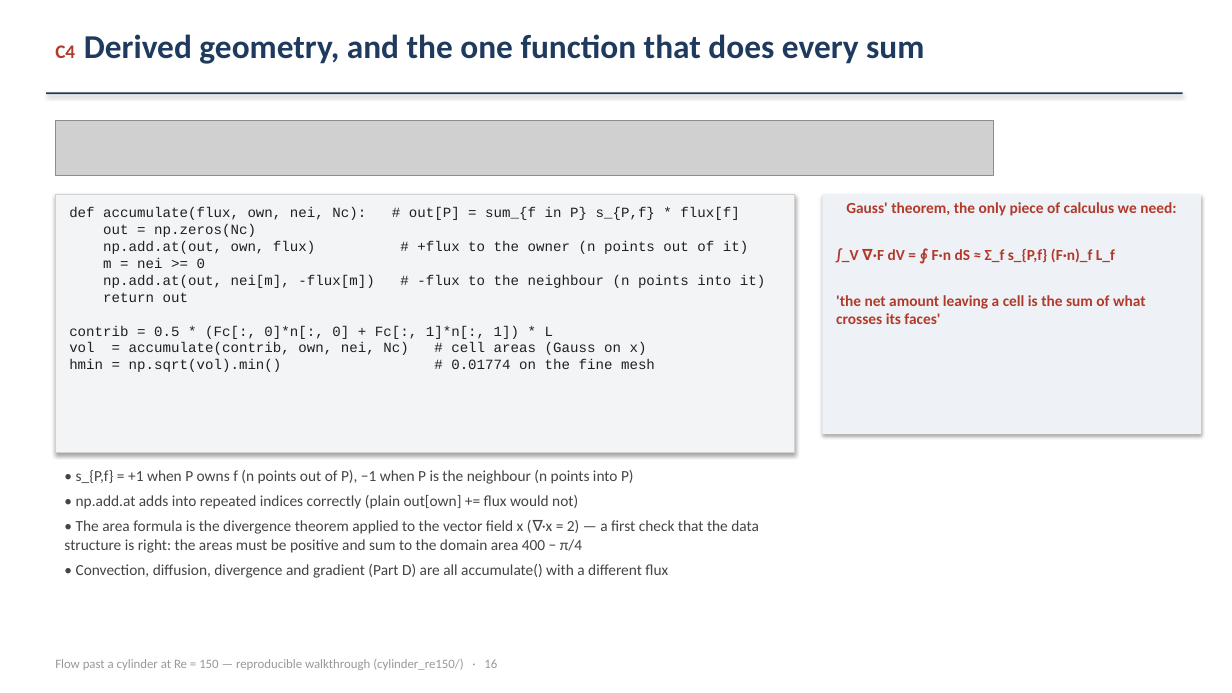
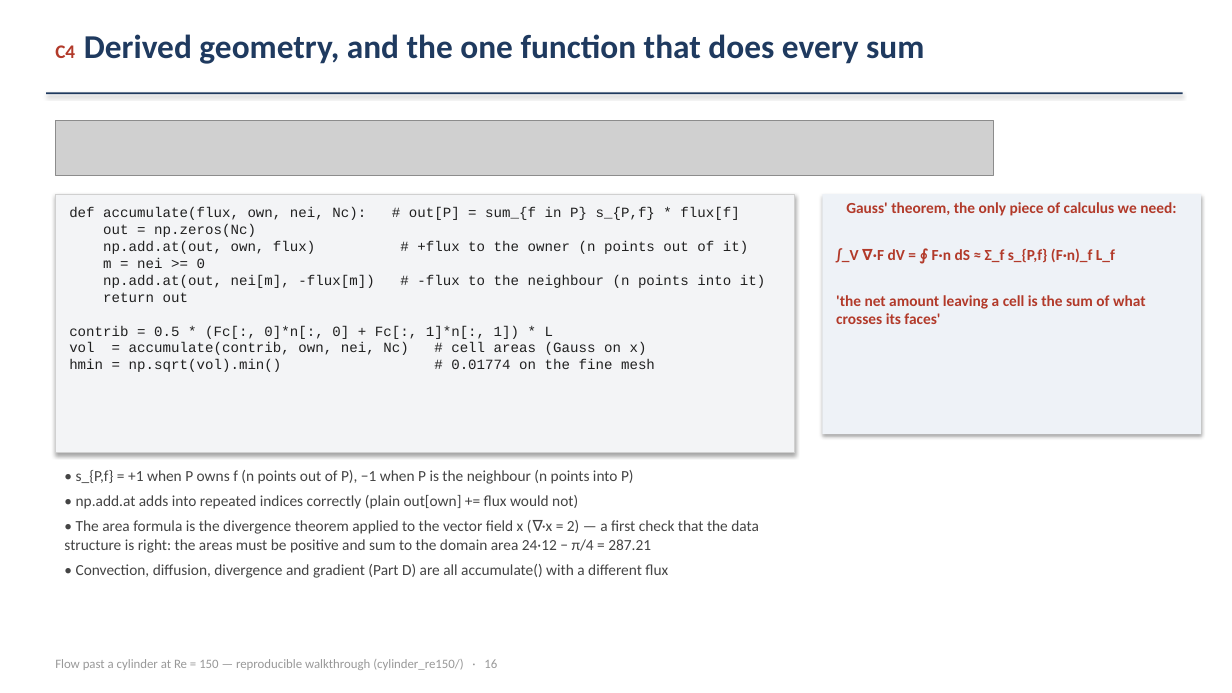
Before and after one commit to ichanwaheng/LES_working, a slide deck: slide 16 of cylinder_re150/demo/ns_staggered_tutorial.pptx. Drawn at 1232x693 pixels with LibreOffice and Linux fonts; fonts in the diff are those of the drawing; grey boxes stand for pictures. Boxes give left, top, right and bottom in pixels: in the first picture for what was removed or moved away, otherwise in the second. Text is boxed around its words. In the diff, an @@ line names an element or a change of style, - is before the commit and + after.

```diff
--- a/cylinder_re150/demo/ns_staggered_tutorial.pptx
+++ b/cylinder_re150/demo/ns_staggered_tutorial.pptx
@@ text at [64, 520, 759, 553]: text changed @@
-• The area formula is the divergence theorem applied to the vector field x (∇·x = 2) — a first check that the data structure is right: the areas must be positive and sum to the domain area 400 − π/4
+• The area formula is the divergence theorem applied to the vector field x (∇·x = 2) — a first check that the data structure is right: the areas must be positive and sum to the domain area 24·12 − π/4 = 287.21
```
Also in this commit, not shown: 23 other slides changed, 10 other files.
